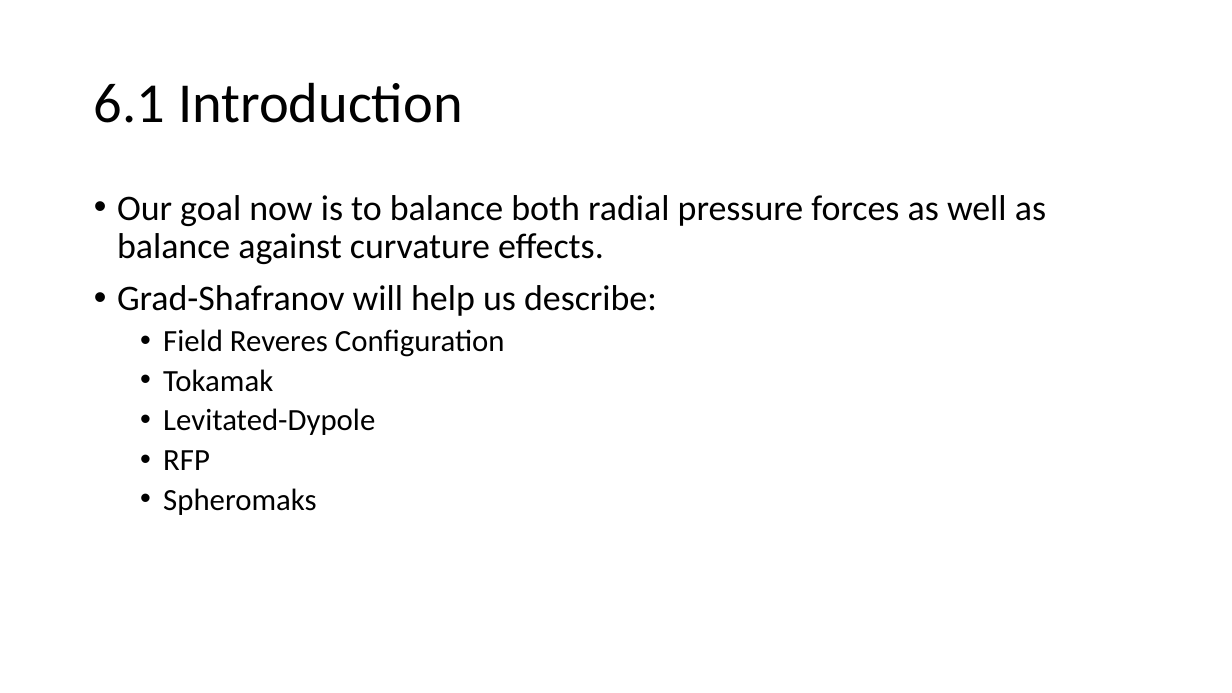
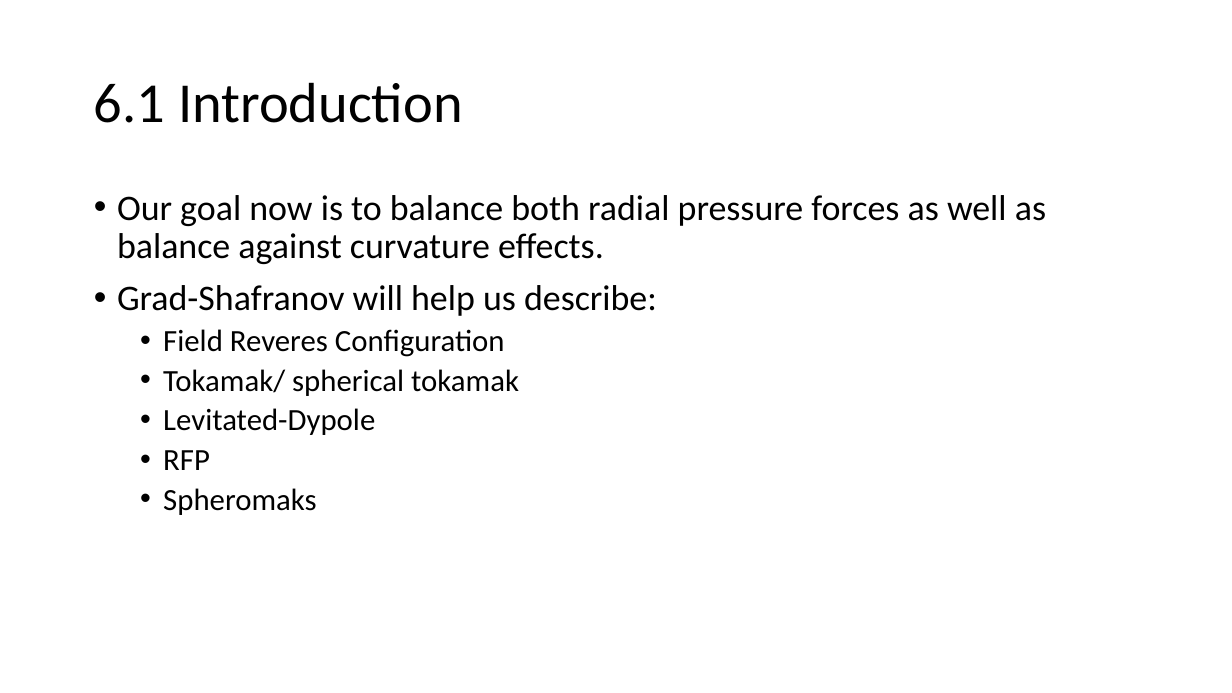
Before and after one commit to bartlettnbb2/academia, a slide deck: slide 3 of Presentations/IdealMHD_ch6.pptx. Drawn at 1232x693 pixels with LibreOffice and Linux fonts; fonts in the diff are those of the drawing. Boxes give left, top, right and bottom in pixels: in the first picture for what was removed or moved away, otherwise in the second. Text is boxed around its words. In the diff, an @@ line names an element or a change of style, - is before the commit and + after.

```diff
--- a/Presentations/IdealMHD_ch6.pptx
+++ b/Presentations/IdealMHD_ch6.pptx
@@ text at box(163, 369, 519, 396): text changed @@
-  • Tokamak
+  • Tokamak/ spherical tokamak
```
Also in this commit, not shown: 11 slides added, 1 other file.
